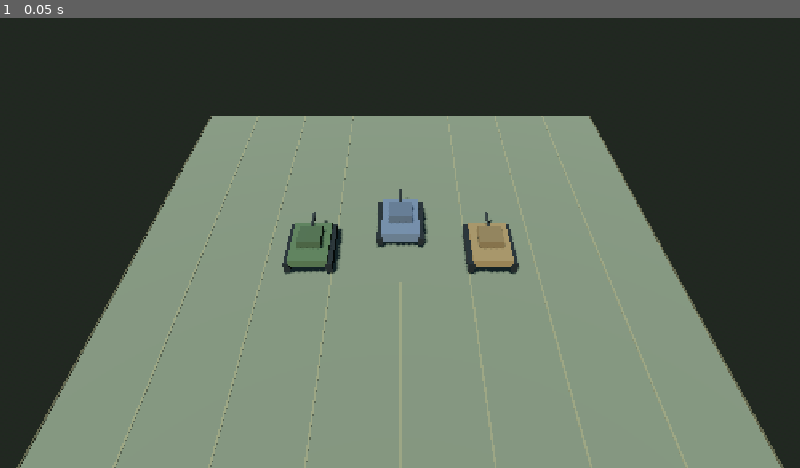
Above: before the commit, frame 1.
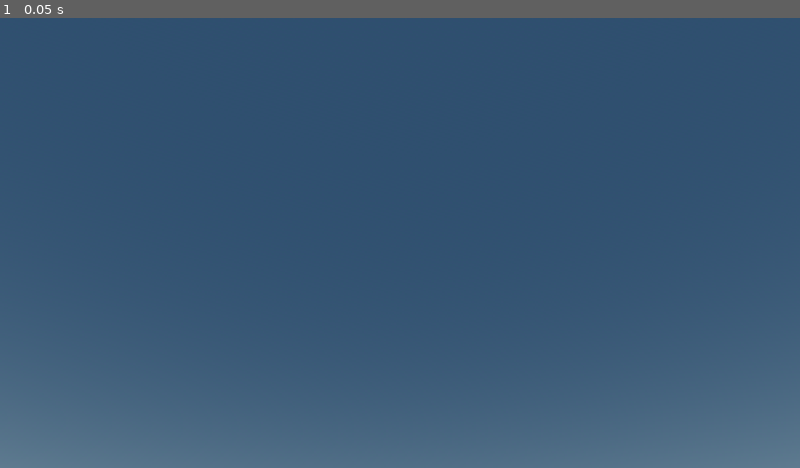
Above: after the commit, the same moment.

Repository: Jamalalbaroty/storm-generals-mobil
Game: Godot game, scene res://prototype_3d/battlefield_3d.tscn
The game is run twice, just before and just after one commit, with the same random seed, the same clock (stepped at 60 frames per second) and the same inputs. This scene is started directly instead of the project's main scene.
Inputs:
- Up to frame 1 (0.05 s): no input

The runs differ from the first frame. In frame 1, 100% of the frame differs, in the area x 0-100%, y 0-100%.

Commit message:
fix: aim prototype RTS camera at battlefield

Diff:
--- a/prototype_3d/battlefield_3d.gd
+++ b/prototype_3d/battlefield_3d.gd
@@ -59,7 +59,7 @@
 	var camera := Camera3D.new()
 	camera.name = "RTSCamera"
 	camera.position = Vector3(0.0, 28.0, 30.0)
-	camera.rotation_degrees = Vector3(-43.0, 0.0, 0.0)
+	camera.rotation_degrees = Vector3(43.0, 0.0, 0.0)
 	camera.fov = 48.0
 	camera.current = true
 	add_child(camera)
